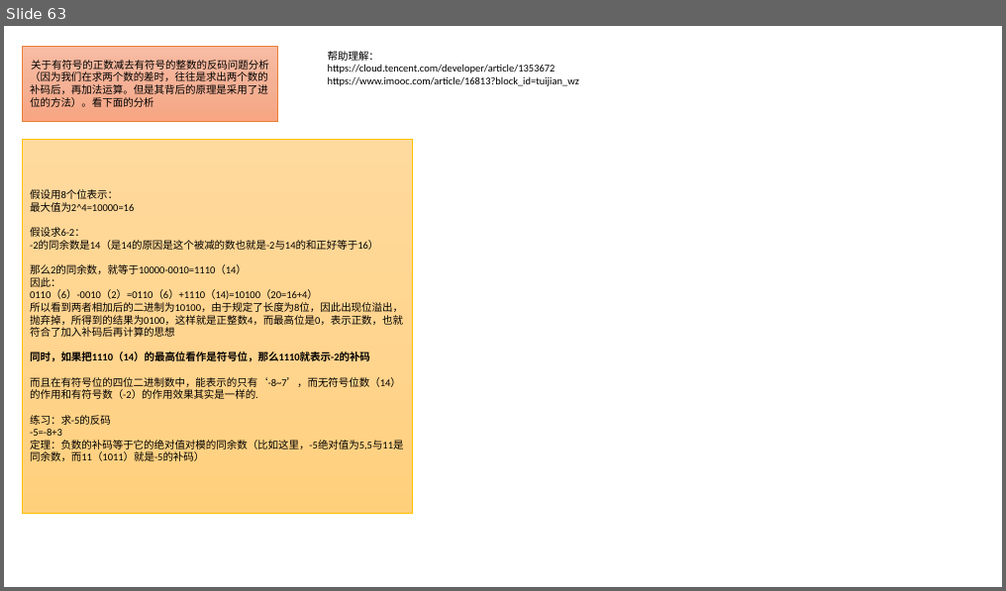
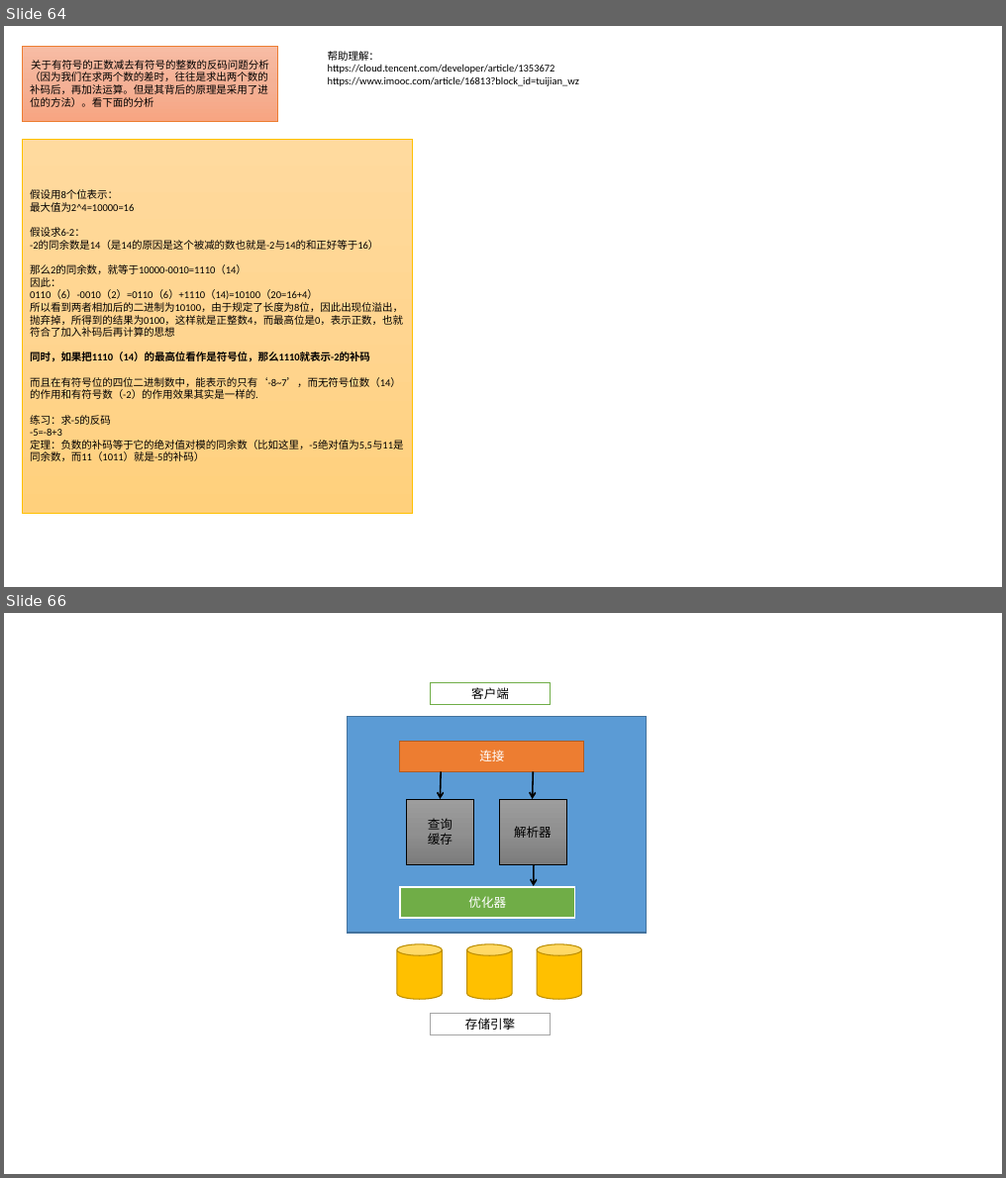
Before and after one commit to nda1992/Reading_Books_Notebook, a slide deck: images/画图PPT.pptx. Shown one above the other, each under a label of ours: slide 63 before the commit, slides 64 and 66 after it; the slides between them are not shown. The pictures are 1006x591 and 1006x1178 pixels, drawn with LibreOffice and Linux fonts; fonts in the diff are those of the drawing. Boxes give left, top, right and bottom in pixels: in the first picture for what was removed or moved away, otherwise in the second. Text is boxed around its words. In the diff, an @@ line names an element or a change of style, - is before the commit and + after.

```diff
--- a/images/画图PPT.pptx
+++ b/images/画图PPT.pptx
@@ slide 66 added at (4,613,1002,1174), background #FFFFFF @@
@@ rectangle added at (430,683,549,704), fill #FFFFFF, outline #70AD47 1 pt, 12 pt, text #000000 @@
+客户端
@@ rectangle added at (348,716,647,934), fill #5B9BD5, outline #43739E 1 pt @@
@@ rectangle added at (400,741,584,771), fill #ED7D31, outline #AF5C24 1 pt, 12 pt, text #FFFFFF @@
+连接
@@ arrow added from (442, 771) to (441, 799), #000000 1.5 pt @@
@@ arrow added from (534, 771) to (533, 799), #000000 1.5 pt @@
@@ rectangle added at (407,799,474,865), fill gradient #9D9D9D to #909090 to #7C7C7C, outline #000000 0.5 pt, 12 pt, text #000000 @@
+查询
+缓存
@@ rectangle added at (499,799,566,865), fill gradient #9D9D9D to #909090 to #7C7C7C, outline #000000 0.5 pt, 12 pt, text #000000 @@
+解析器
@@ arrow added from (534, 865) to (534, 886), #000000 1.5 pt @@
@@ rectangle added at (400,887,575,918), fill #70AD47, outline #FFFFFF 1.5 pt, 12 pt, text #FFFFFF @@
+优化器
@@ cylinder added at (397,945,442,999), fill #FFC000, outline #BD8E00 1 pt @@
@@ cylinder added at (467,945,512,999), fill #FFC000, outline #BD8E00 1 pt @@
@@ cylinder added at (537,945,582,999), fill #FFC000, outline #BD8E00 1 pt @@
@@ rectangle added at (430,1014,549,1035), fill #FFFFFF, outline #A5A5A5 1 pt, 12 pt, text #000000 @@
+存储引擎
@@ what was slide 63 is now slide 64 @@
```
Also in this commit, not shown: 8 other slides added, 11 other files.
